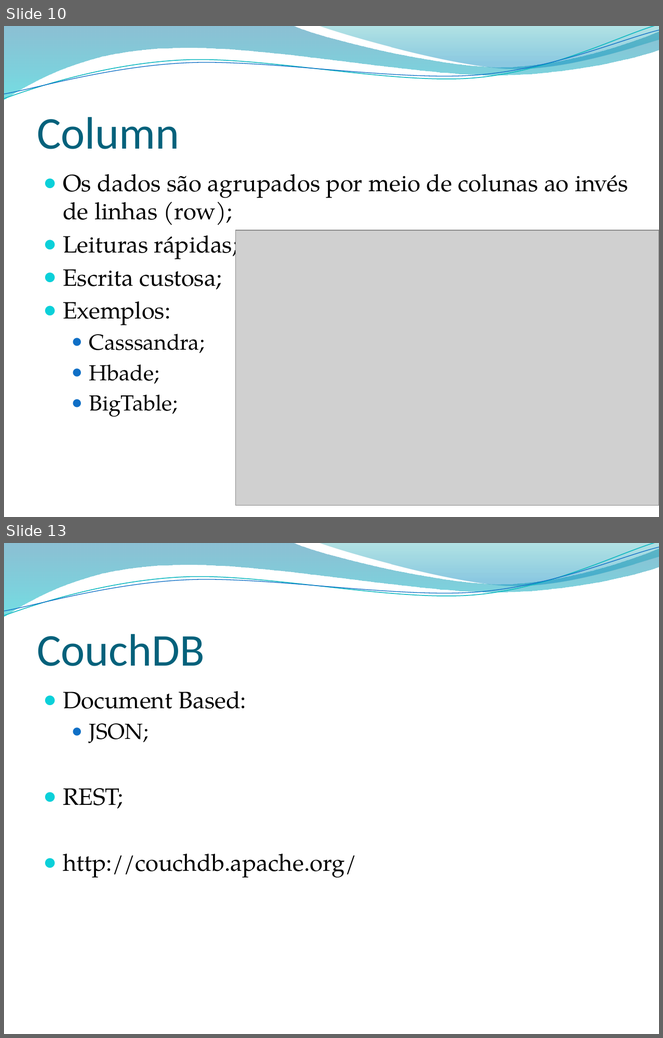
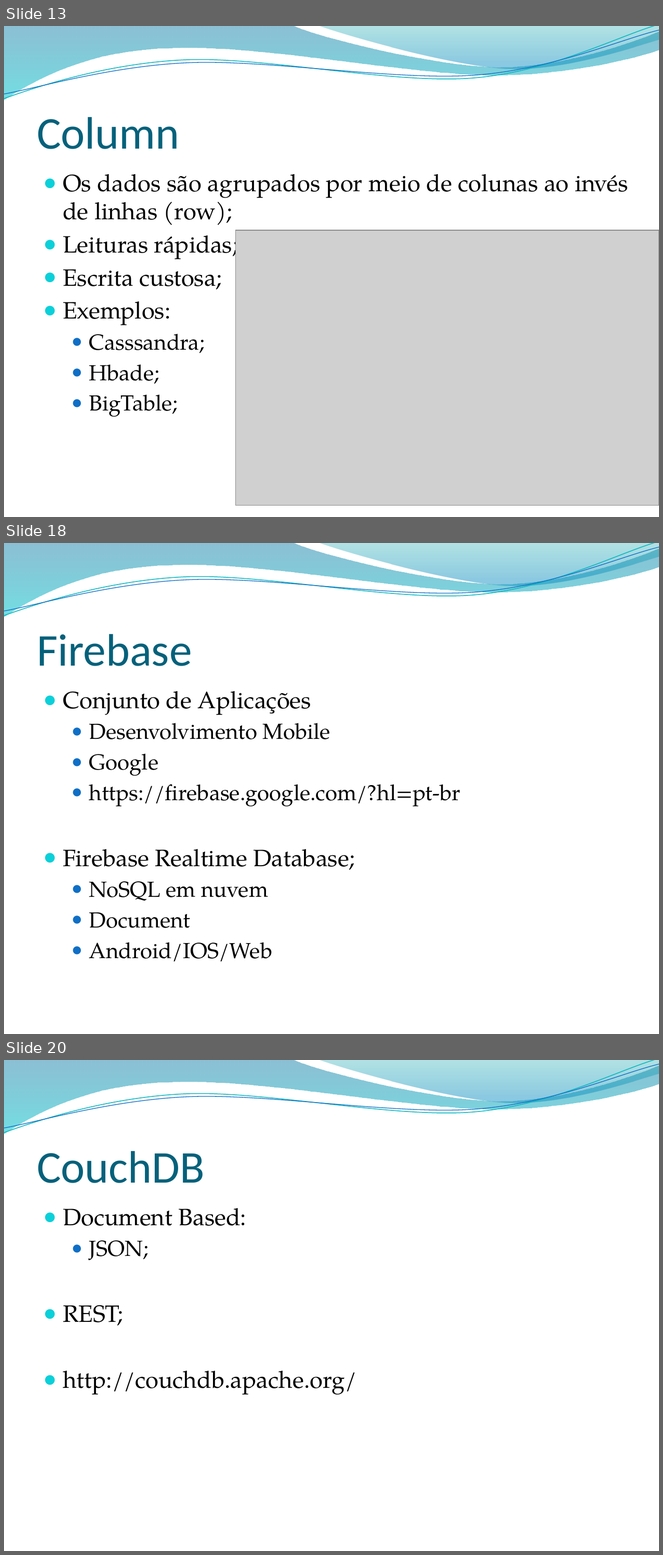
Before and after one commit to leonardopordeus/BD, a slide deck: Aula04.pptx. Shown one above the other, each under a label of ours: slides 10 and 13 before the commit, slides 13, 18 and 20 after it; the slides between them are not shown. The pictures are 663x1038 and 663x1555 pixels, drawn with LibreOffice and Linux fonts; fonts in the diff are those of the drawing; grey boxes stand for pictures; background and template pictures are left out. Boxes give left, top, right and bottom in pixels: in the first picture for what was removed or moved away, otherwise in the second. Text is boxed around its words. In the diff, an @@ line names an element or a change of style, - is before the commit and + after.

```diff
--- a/Aula04.pptx
+++ b/Aula04.pptx
@@ slide 18 added at (4,543,659,1034), background picture (left out); not listed: 4 template elements that a slide beside it also shows @@
@@ title added at (37,634,192,666), 50 pt, text #04617B @@
+Firebase
@@ text added at (63,691,461,962), 24 pt, text #000000 @@
+● Conjunto de Aplicações
+  ● Desenvolvimento Mobile
+  ● Google
+  ● https://firebase.google.com/?hl=pt-br
+● Firebase Realtime Database;
+  ● NoSQL em nuvem
+  ● Document
+  ● Android/IOS/Web
@@ what was slide 10 is now slide 13 @@
@@ what was slide 13 is now slide 20 @@
```
Also in this commit, not shown: 5 slides changed, 8 other slides added, 3 other files.
